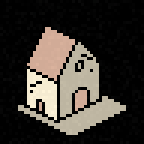
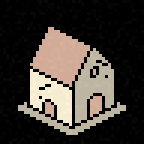
Layers edited between the first and the second 144×144 image:
removed group "House E" (4 layers) from group "Layer Group" over [24,27,102,123]
moved "Lines" into group "House E", painted on it over [24,27,117,129]
moved "Roof #1" into group "House E", painted on it over [27,27,102,117]
moved "Pasted Layer" into group "House E", painted on it over [60,42,114,123]
moved "Walls" into group "House E", painted on it over [27,69,72,126]
